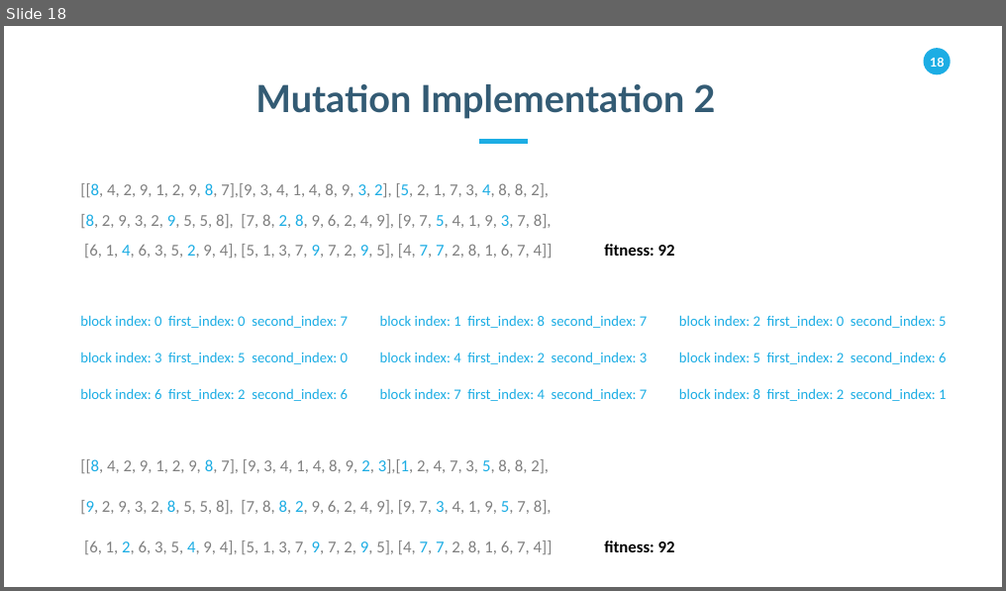
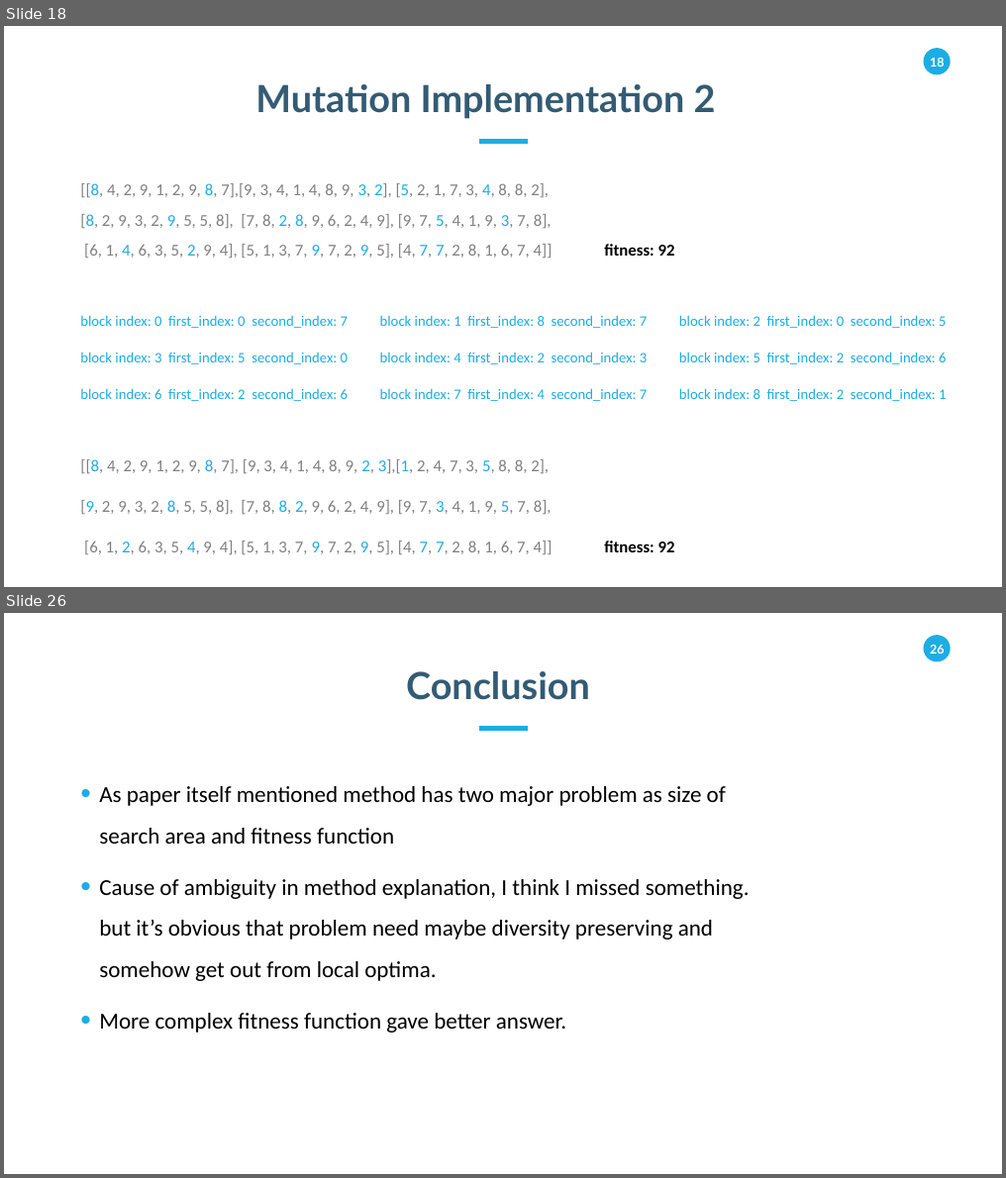
Before and after one commit to salehafzoon/sudoku-solver-with-ga, a slide deck: presentation.pptx. Shown one above the other, each under a label of ours: slide 18 before the commit, slides 18 and 26 after it; the slides between them are not shown. The pictures are 1006x591 and 1006x1178 pixels, drawn with LibreOffice and Linux fonts; fonts in the diff are those of the drawing. Boxes give left, top, right and bottom in pixels: in the first picture for what was removed or moved away, otherwise in the second. Text is boxed around its words. In the diff, an @@ line names an element or a change of style, - is before the commit and + after.

```diff
--- a/presentation.pptx
+++ b/presentation.pptx
@@ slide 26 added at (4,613,1002,1174), background #FFFFFF; not listed: 2 template elements that a slide beside it also shows @@
@@ text added at (406,671,590,700), 36 pt, text #335B74, bold @@
+Conclusion
@@ line added from (479, 728) to (528, 728), #1CADE4 4.5 pt @@
@@ text added at (99,786,749,1033), 22 pt, text #000000 @@
+• As paper itself mentioned method has two major problem as size of search area and fitness function
+• Cause of ambiguity in method explanation, I think I missed something. but it’s obvious that problem need maybe diversity preserving and somehow get out from local optima.
+• More complex fitness function gave better answer.
```
Also in this commit, not shown: 3 slides changed, 7 other slides added, 3 slides removed, 16 other files.
